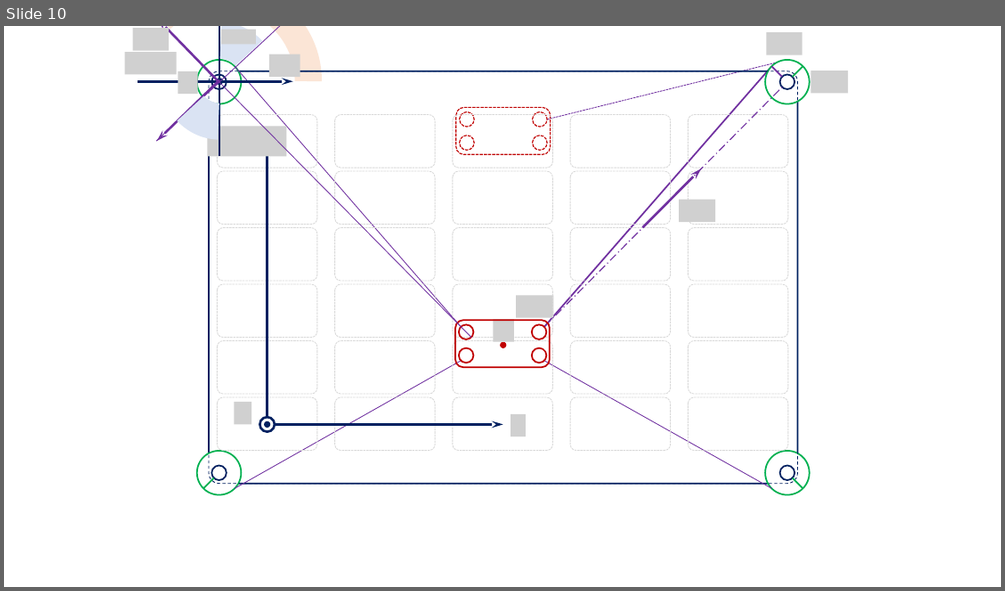
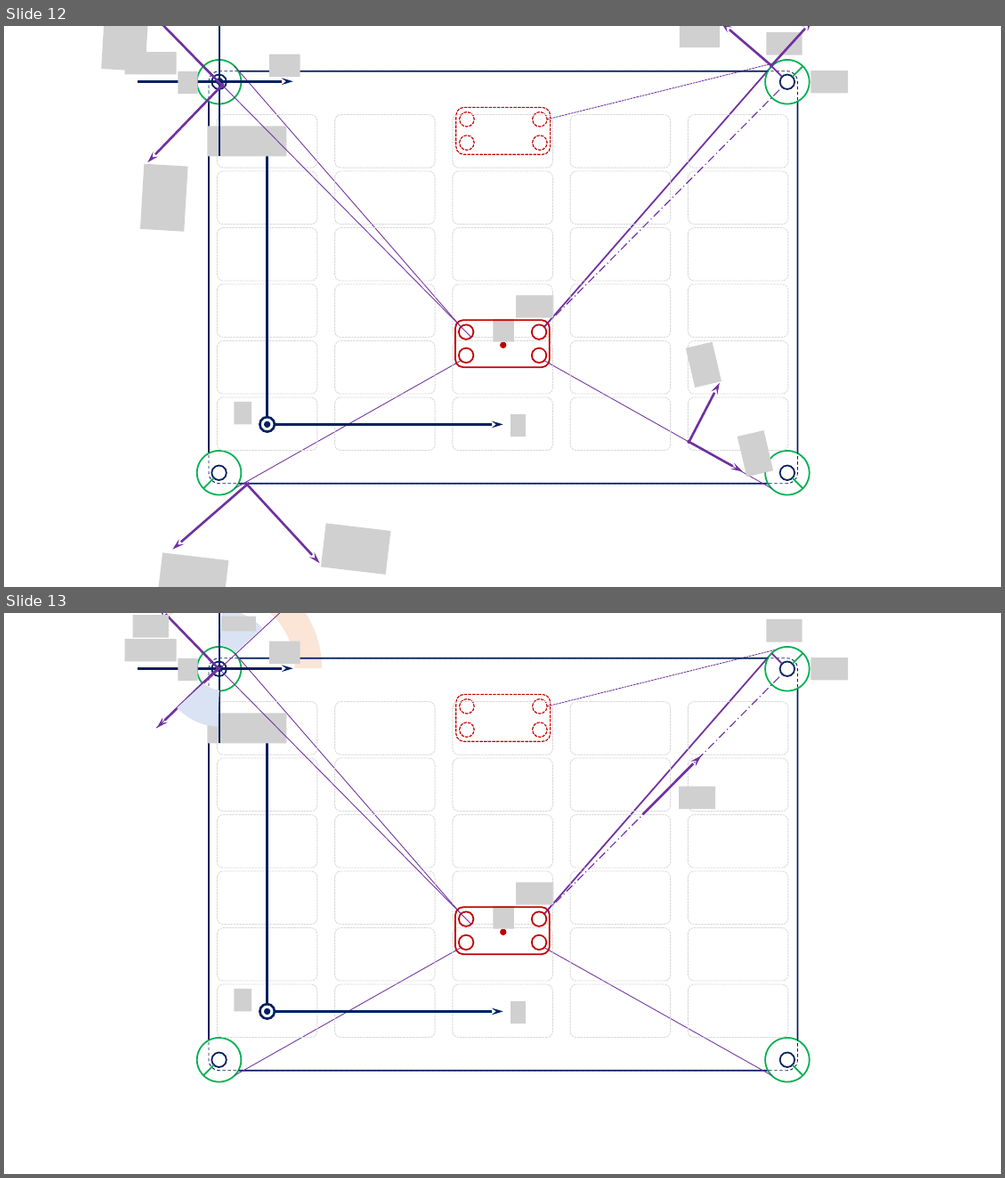
Before and after one commit to xpessoles/TP_Documents_PSI, a slide deck: 16_RC4/Figures/Figures.pptx. Shown one above the other, each under a label of ours: slide 10 before the commit, slides 12 and 13 after it. The pictures are 1005x591 and 1005x1178 pixels, drawn with LibreOffice and Linux fonts; fonts in the diff are those of the drawing; grey boxes stand for pictures; background and template pictures are left out. Boxes give left, top, right and bottom in pixels: in the first picture for what was removed or moved away, otherwise in the second. Text is boxed around its words. In the diff, an @@ line names an element or a change of style, - is before the commit and + after.

```diff
--- a/16_RC4/Figures/Figures.pptx
+++ b/16_RC4/Figures/Figures.pptx
@@ slide 12 added at bbox=[4, 26, 1001, 587], background #FFFFFF @@
@@ picture added at bbox=[125, 52, 177, 75] @@
@@ picture added at bbox=[680, 26, 720, 47] @@
@@ arrow added from (773, 66) to (721, 26), #7030A0 2.25 pt @@
@@ picture added at bbox=[767, 33, 802, 55] @@
@@ arrow added from (770, 67) to (812, 26), #7030A0 2.25 pt @@
@@ group added at bbox=[138, 26, 300, 156]: 2 arrows, 2 pictures, 2 ellipses @@
@@ line added from (214, 77) to (203, 66), #00B050 1.5 pt @@
@@ group added at bbox=[197, 60, 809, 495]: 8 ellipses, 2 rounded rectangles @@
@@ line added from (461, 327) to (235, 66), #7030A0 0.75 pt @@
@@ line added from (544, 327) to (772, 66), #7030A0 1.5 pt @@
@@ line added from (547, 119) to (788, 60), #7030A0 0.75 pt dashed @@
@@ line added from (783, 77) to (772, 66), #7030A0 1.5 pt @@
@@ line added from (793, 77) to (802, 66), #00B050 1.5 pt @@
@@ picture added at bbox=[811, 70, 849, 94] @@
@@ line added from (471, 338) to (219, 82), #7030A0 0.75 pt @@
@@ line added from (534, 338) to (784, 85), #7030A0 1 pt dashed @@
@@ group added at bbox=[217, 115, 788, 451]: 30 rounded rectangles @@
@@ group added at bbox=[456, 108, 550, 155]: 4 ellipses, 1 rounded rectangle @@
@@ group added at bbox=[101, 26, 224, 232]: 2 arrows, 2 pictures @@
@@ picture added at bbox=[517, 295, 554, 318] @@
@@ group added at bbox=[455, 319, 550, 367]: 5 ellipses, 1 picture, 1 rounded rectangle @@
@@ group added at bbox=[686, 342, 773, 476]: 2 arrows, 2 pictures @@
@@ line added from (461, 361) to (235, 488), #7030A0 0.75 pt @@
@@ line added from (544, 361) to (772, 488), #7030A0 0.75 pt @@
@@ group added at bbox=[208, 127, 526, 436]: 3 pictures, 2 arrows, 2 ellipses @@
@@ line added from (203, 488) to (214, 477), #00B050 1.5 pt @@
@@ line added from (793, 477) to (802, 488), #00B050 1.5 pt @@
@@ group added at bbox=[157, 483, 391, 587]: 2 arrows, 2 pictures @@
@@ what was slide 10 is now slide 13 @@
```
Also in this commit, not shown: 2 other slides added, 2 other files.
